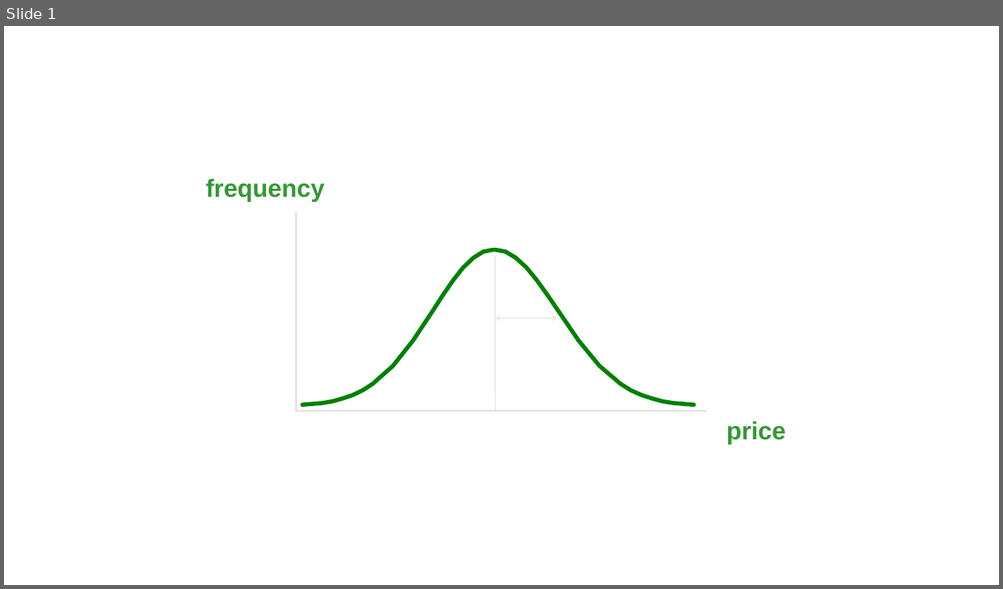
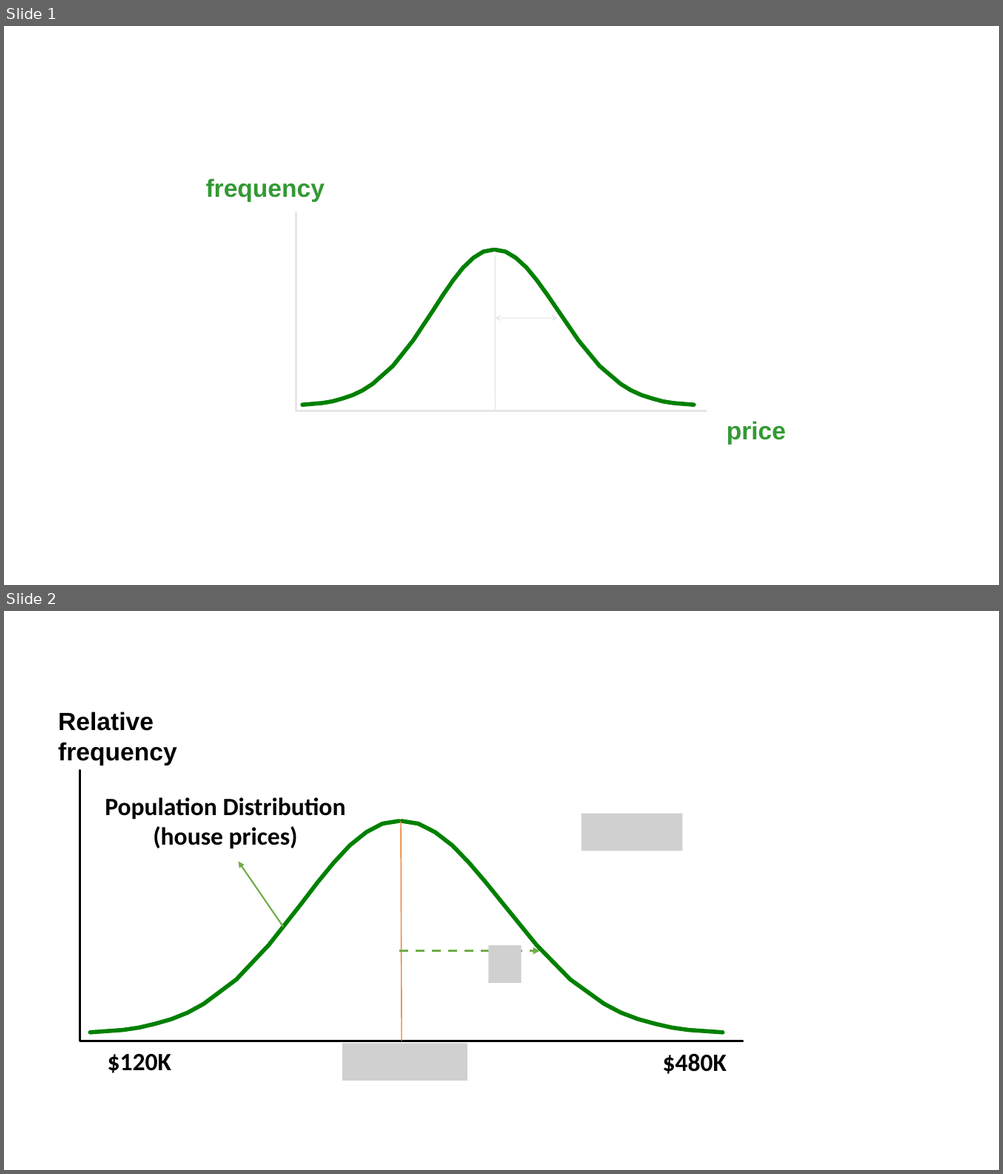
Before and after one commit to wiblert/sta371g, a slide deck: lectures/lecture-03/charts.pptx. Shown one above the other, each under a label of ours: slide 1 before the commit, slides 1 and 2 after it. The pictures are 1003x589 and 1003x1174 pixels, drawn with LibreOffice and Linux fonts; fonts in the diff are those of the drawing; grey boxes stand for pictures. Boxes give left, top, right and bottom in pixels: in the first picture for what was removed or moved away, otherwise in the second. Text is boxed around its words. In the diff, an @@ line names an element or a change of style, - is before the commit and + after.

```diff
--- a/lectures/lecture-03/charts.pptx
+++ b/lectures/lecture-03/charts.pptx
@@ slide 2 added at <box>4,611,999,1170</box>, background #FFFFFF @@
@@ text added at <box>58,712,176,766</box>, 24 pt, text #000000, bold @@
+Relative
+frequency
@@ text added at <box>105,797,346,849</box>, 24 pt, text #000000, bold @@
+Population Distribution
+(house prices)
@@ group added at <box>80,771,743,1042</box>: 21 lines, 3 freeform shapes @@
@@ picture added at <box>581,813,683,851</box> @@
@@ arrow added from (283, 927) to (239, 862), #70AD47 1.5 pt @@
@@ arrow added from (399, 951) to (540, 951), #70AD47 2.25 pt dashed @@
@@ picture added at <box>488,946,521,983</box> @@
@@ text added at <box>108,1054,171,1073</box>, 24 pt, text #000000, bold @@
+$120K
@@ picture added at <box>342,1044,467,1081</box> @@
@@ text added at <box>663,1054,726,1074</box>, 24 pt, text #000000, bold @@
+$480K
```
Also in this commit, not shown: 2 slides changed, 7 other files.
